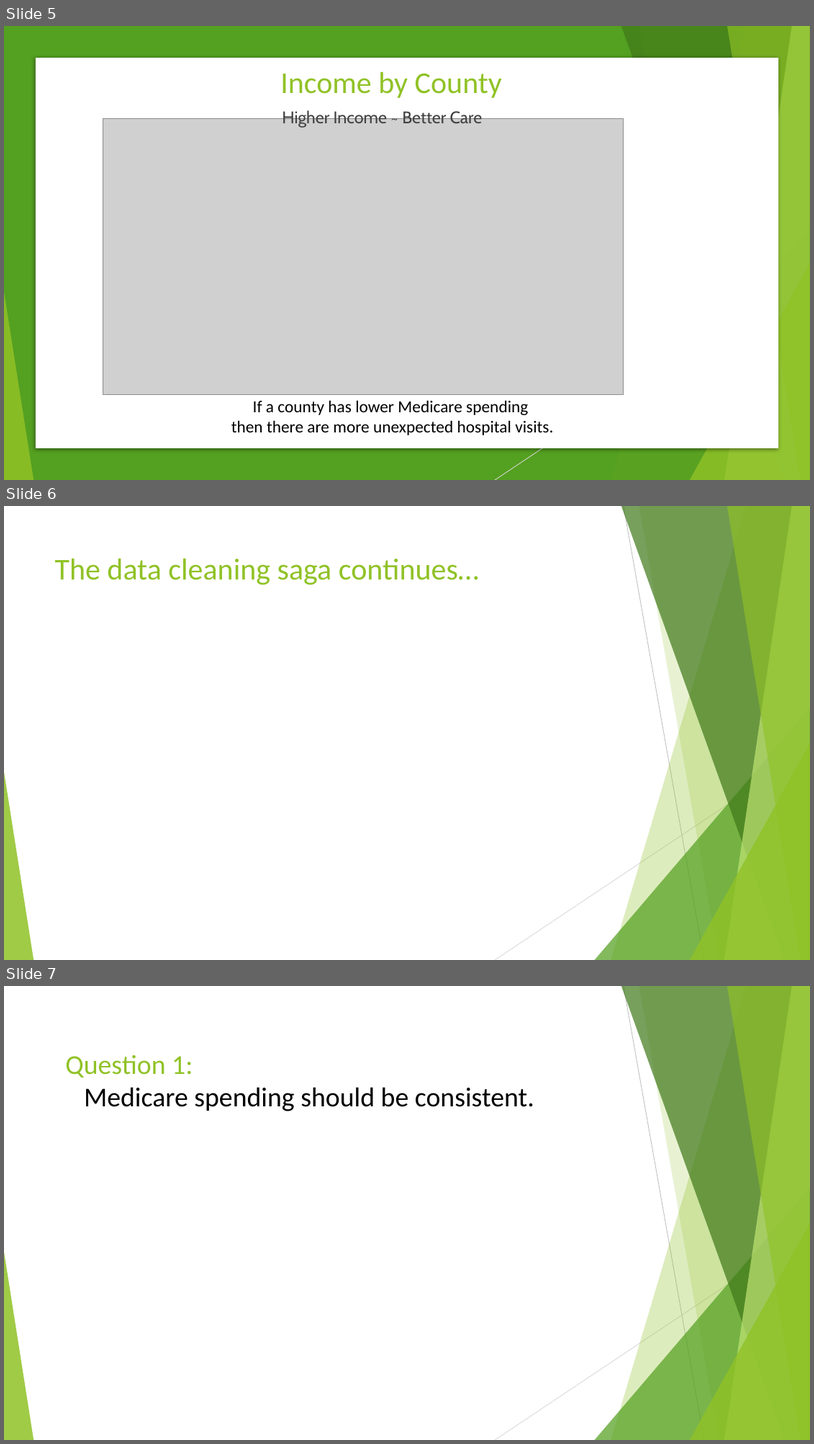
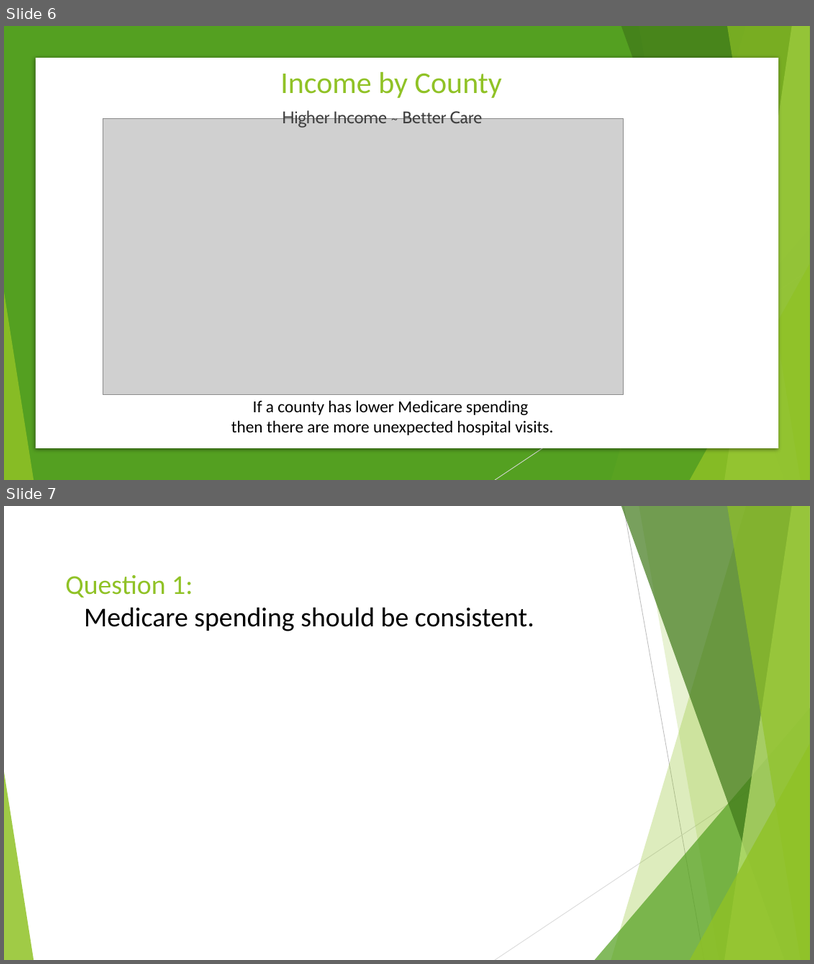
Before and after one commit to TedMur/SnakeBait, a slide deck: SnakeBitePresentation_cfoEdits2.pptx. Shown one above the other, each under a label of ours: slides 5, 6 and 7 before the commit, slides 6 and 7 after it. The pictures are 814x1444 and 814x964 pixels, drawn with LibreOffice and Linux fonts; fonts in the diff are those of the drawing; grey boxes stand for pictures. Boxes give left, top, right and bottom in pixels: in the first picture for what was removed or moved away, otherwise in the second. Text is boxed around its words. In the diff, an @@ line names an element or a change of style, - is before the commit and + after.

```diff
--- a/SnakeBitePresentation_cfoEdits2.pptx
+++ b/SnakeBitePresentation_cfoEdits2.pptx
@@ slide 6 removed at [4, 506, 810, 960], background #FFFFFF; not listed: 10 template elements that a slide beside it also shows @@
@@ title removed at [55, 559, 479, 585] @@
-The data cleaning saga continues…
@@ what was slide 5 is now slide 6 @@
```
Also in this commit, not shown: 1 slide added.
